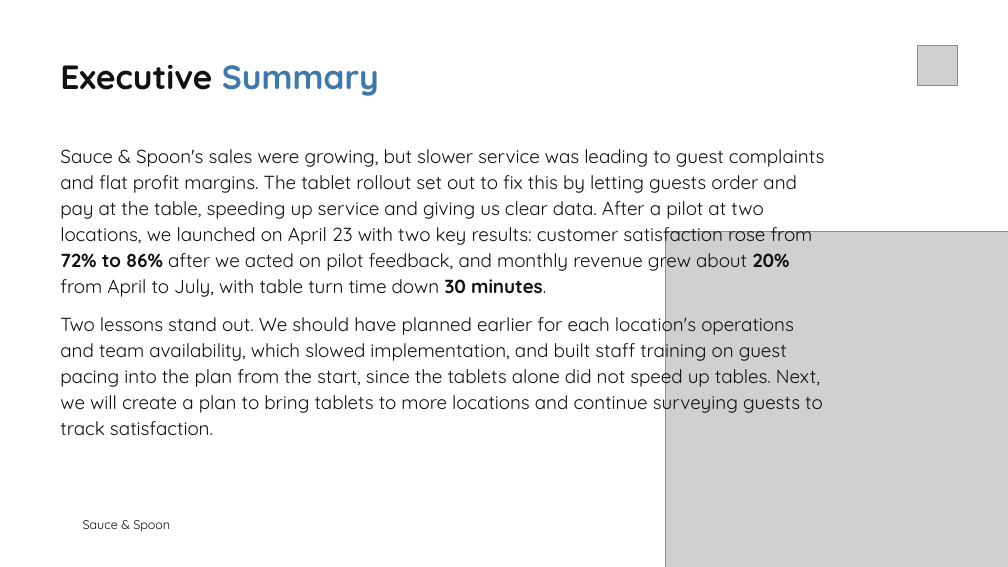
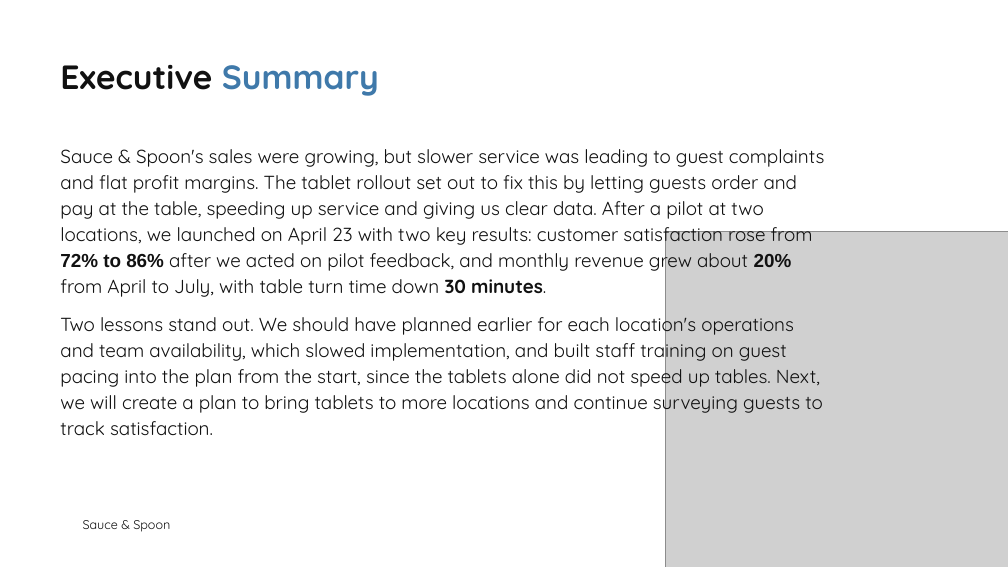
Before and after one commit to Daninja111/sauce-and-spoon-tablet-rollout, a slide deck: slide 2 of 5_Impact-Report.pptx. Drawn at 1008x567 pixels with LibreOffice and Linux fonts; fonts in the diff are those of the drawing; grey boxes stand for pictures; background and template pictures are left out. Boxes give left, top, right and bottom in pixels: in the first picture for what was removed or moved away, otherwise in the second. Text is boxed around its words. In the diff, an @@ line names an element or a change of style, - is before the commit and + after.

```diff
--- a/5_Impact-Report.pptx
+++ b/5_Impact-Report.pptx
@@ picture removed at bbox=[917, 45, 958, 86] @@
@@ text "Sauce & Spoon's sales were ..." at bbox=[60, 149, 824, 435]: font Quicksand to Arial in "72% to 86% 20%" @@
```
Also in this commit, not shown: 6 other slides changed, 1 slide added, 1 slide removed, 7 other files.
